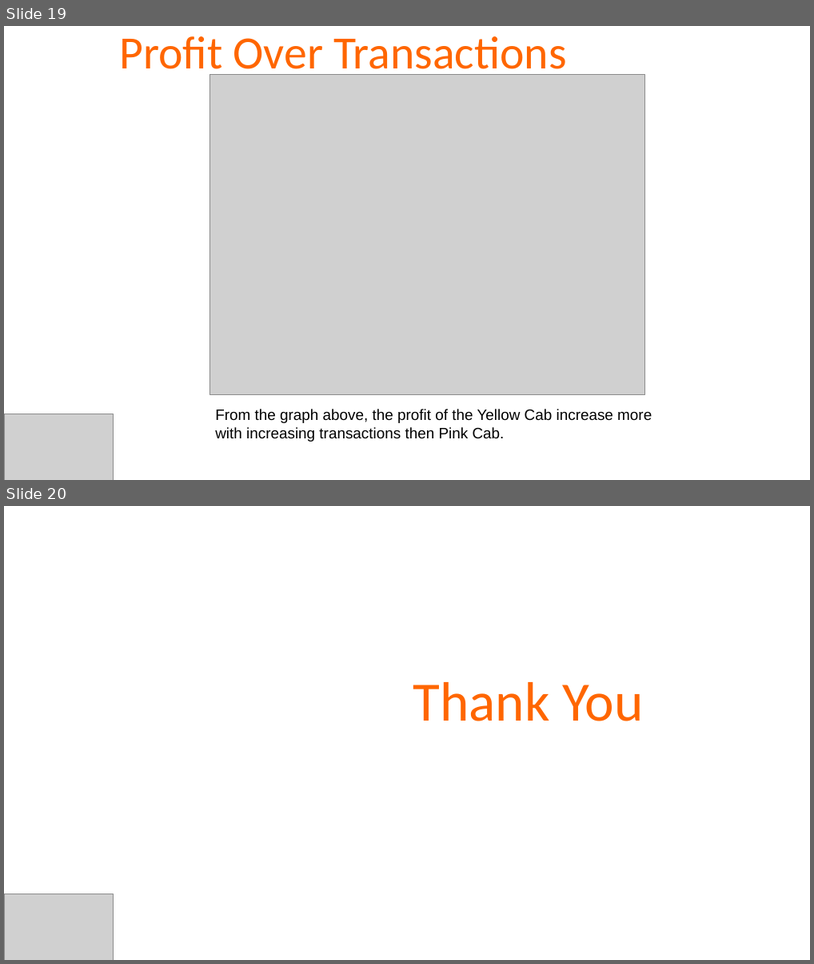
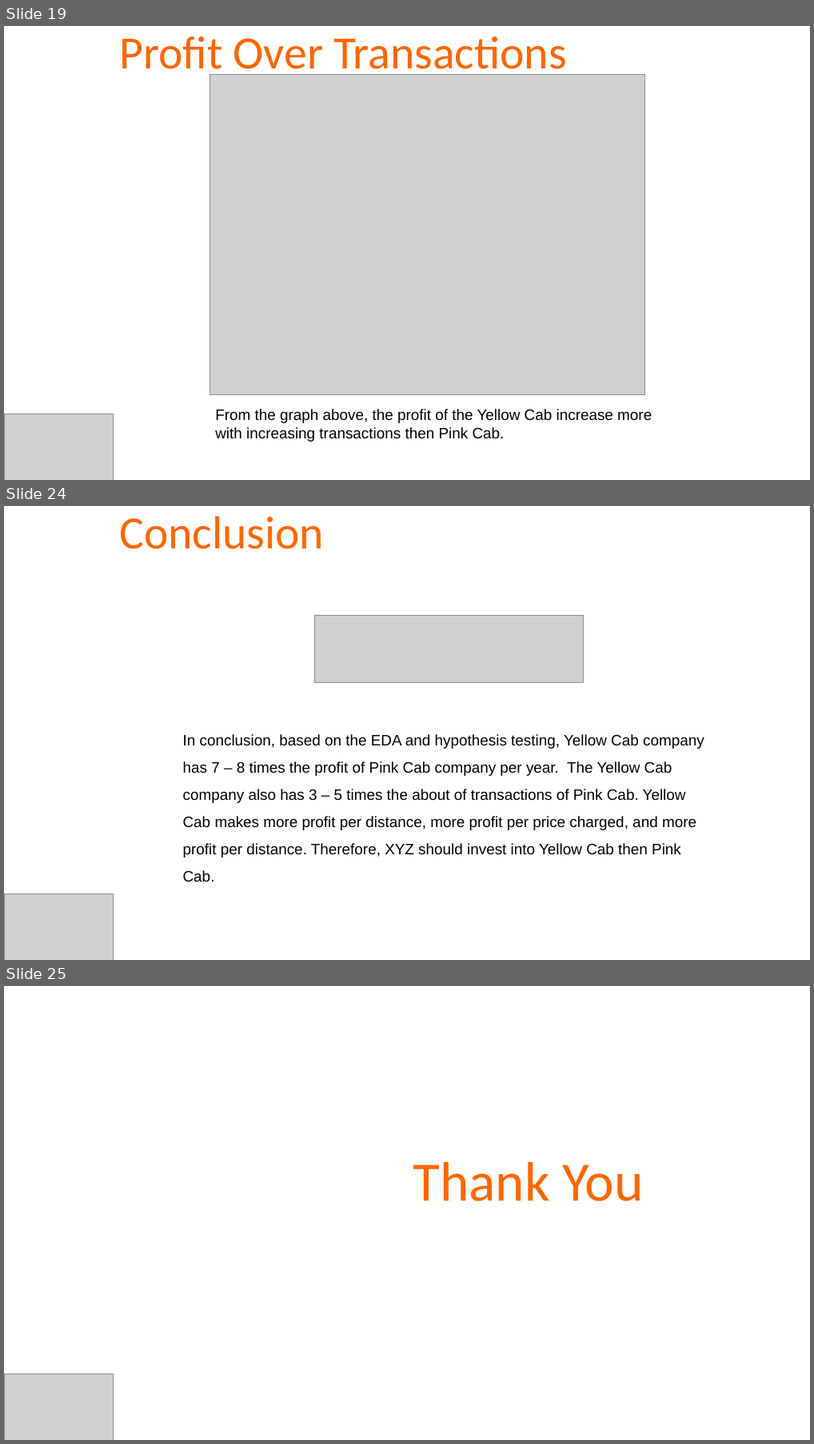
Before and after one commit to sujeffer1999/DG_DataSets, a slide deck: DG_Cab_Investment_firm_presentation.pptx. Shown one above the other, each under a label of ours: slides 19 and 20 before the commit, slides 19, 24 and 25 after it; the slides between them are not shown. The pictures are 814x964 and 814x1444 pixels, drawn with LibreOffice and Linux fonts; fonts in the diff are those of the drawing; grey boxes stand for pictures. Boxes give left, top, right and bottom in pixels: in the first picture for what was removed or moved away, otherwise in the second. Text is boxed around its words. In the diff, an @@ line names an element or a change of style, - is before the commit and + after.

```diff
--- a/DG_Cab_Investment_firm_presentation.pptx
+++ b/DG_Cab_Investment_firm_presentation.pptx
@@ slide 24 added at [4,506,810,960], background #FFFFFF @@
@@ subtitle added at [119,516,324,549], 55 pt, text #FF6600 @@
+Conclusion
@@ picture added at [315,616,584,682] @@
@@ text added at [183,734,705,882], 18 pt, text #000000 @@
+In conclusion, based on the EDA and hypothesis testing, Yellow Cab company has 7 – 8 times the profit of Pink Cab company per year. The Yellow Cab company also has 3 – 5 times the about of transactions of Pink Cab. Yellow Cab makes more profit per distance, more profit per price charged, and more profit per distance. Therefore, XYZ should invest into Yellow Cab then Pink Cab.
@@ picture added at [4,894,114,960] @@
@@ what was slide 20 is now slide 25 @@
```
Also in this commit, not shown: 1 slide changed, 4 other slides added, 1 other file.
